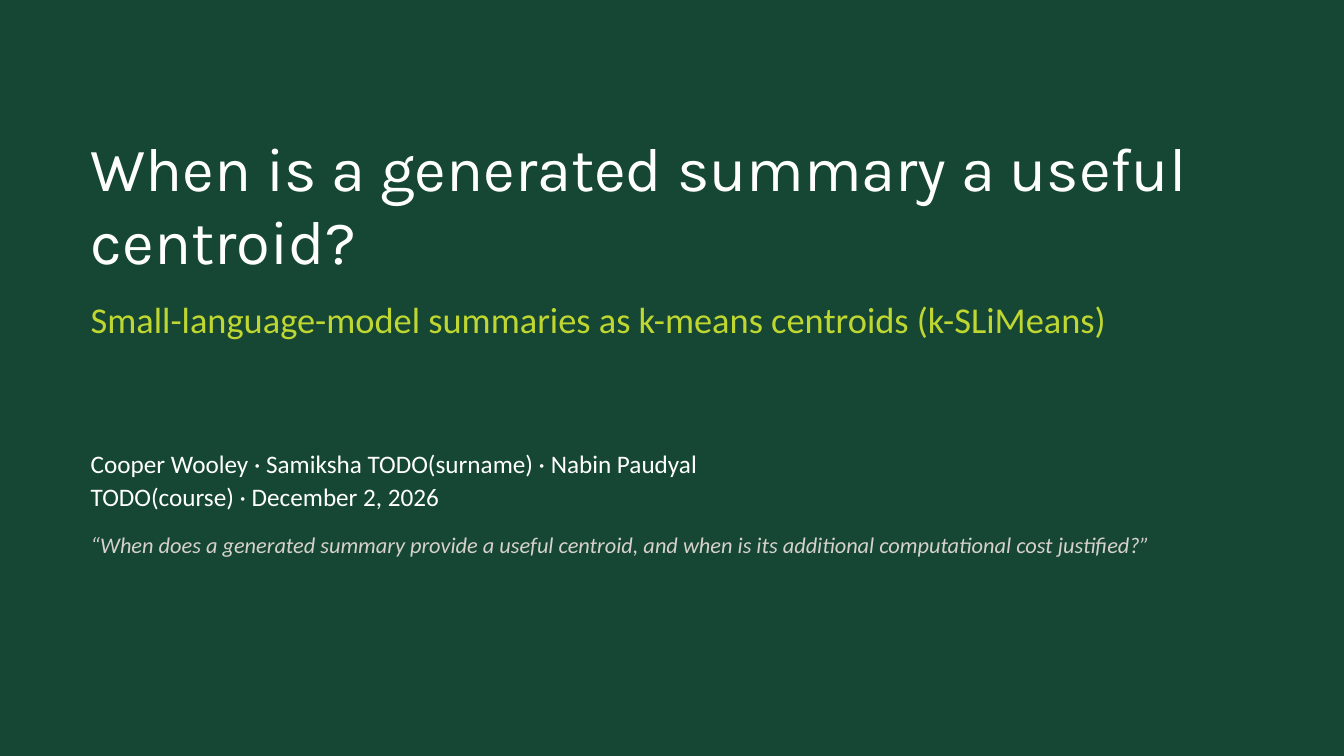
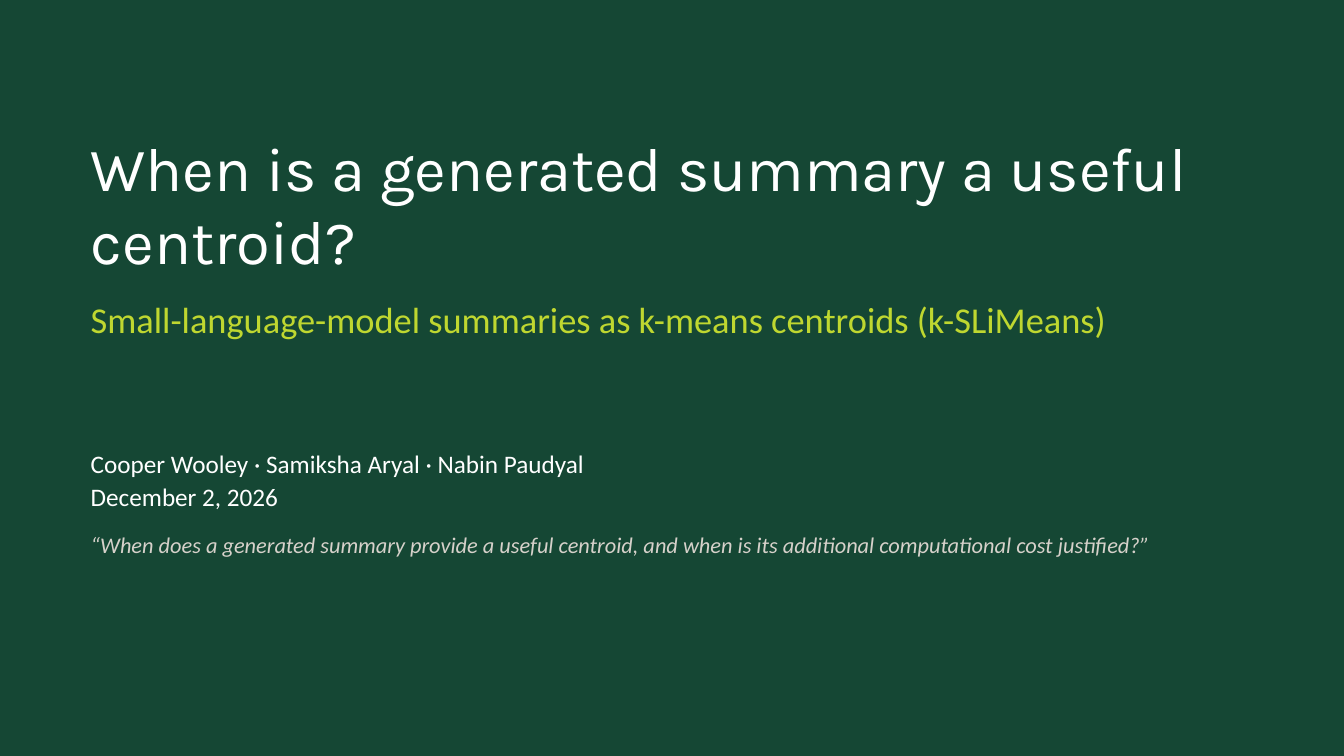
Before and after one commit to k-slimeans/k-slimeans, a slide deck: slide 1 of docs/talk/k-slimeans-talk.pptx. Drawn at 1344x756 pixels with LibreOffice and Linux fonts; fonts in the diff are those of the drawing. Boxes give left, top, right and bottom in pixels: in the first picture for what was removed or moved away, otherwise in the second. Text is boxed around its words. In the diff, an @@ line names an element or a change of style, - is before the commit and + after.

```diff
--- a/docs/talk/k-slimeans-talk.pptx
+++ b/docs/talk/k-slimeans-talk.pptx
@@ text at [91, 455, 584, 509]: text changed @@
-Cooper Wooley · Samiksha TODO(surname) · Nabin Paudyal
-TODO(course) · December 2, 2026
+Cooper Wooley · Samiksha Aryal · Nabin Paudyal
+December 2, 2026
```
Also in this commit, not shown: 3 other files.
